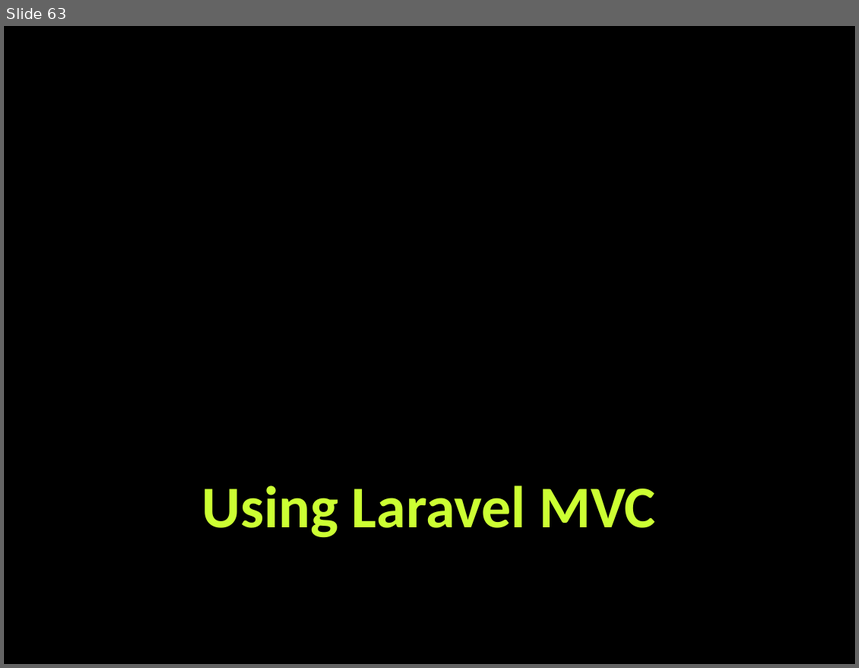
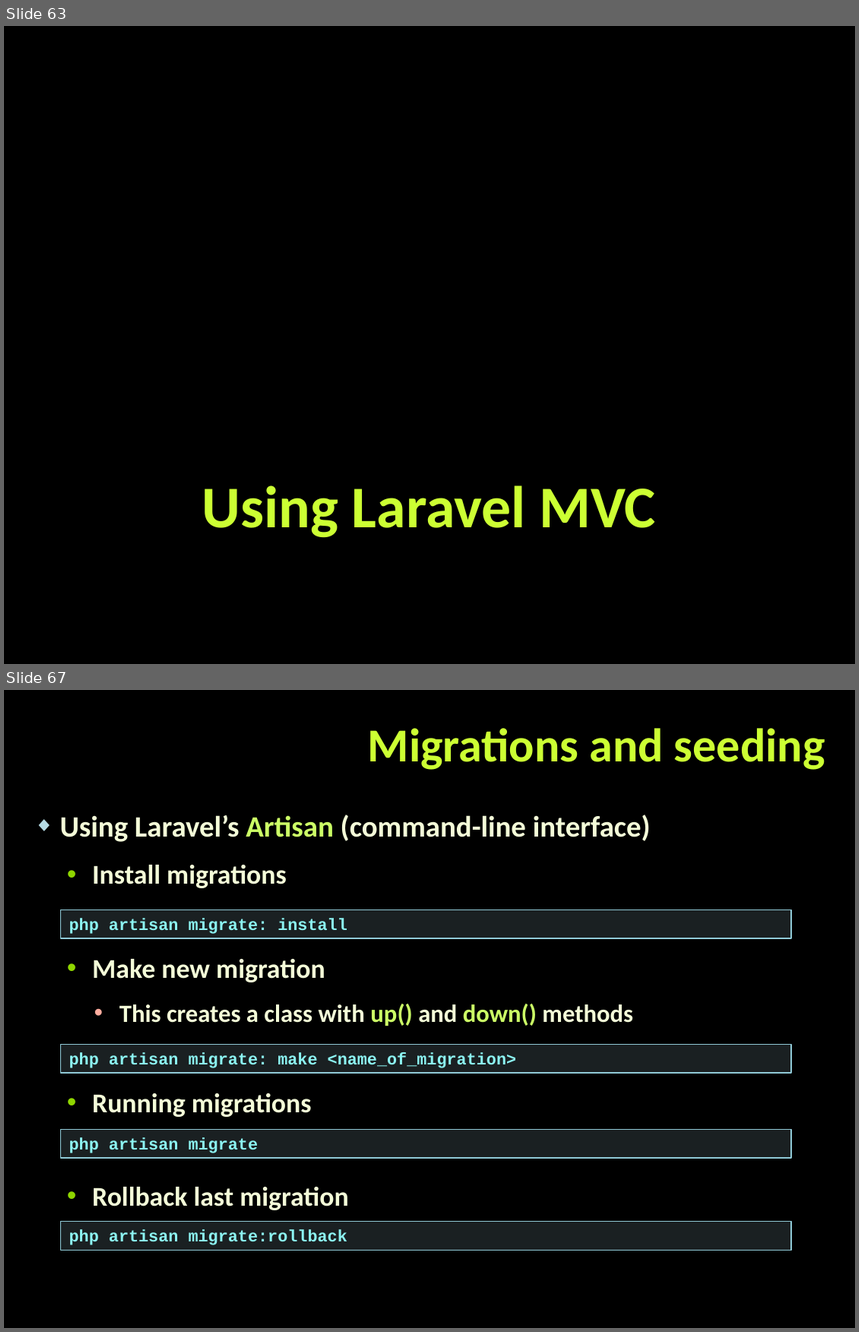
Before and after one commit to tanzhur/PHP_MVC-seminar, a slide deck: PHP_MVC.pptx. Shown one above the other, each under a label of ours: slide 63 before the commit, slides 63 and 67 after it; the slides between them are not shown. The pictures are 859x668 and 859x1332 pixels, drawn with LibreOffice and Linux fonts; fonts in the diff are those of the drawing; background and template pictures are left out. Boxes give left, top, right and bottom in pixels: in the first picture for what was removed or moved away, otherwise in the second. Text is boxed around its words. In the diff, an @@ line names an element or a change of style, - is before the commit and + after.

Commit message:
Laravel bit of presentation done

```diff
--- a/PHP_MVC.pptx
+++ b/PHP_MVC.pptx
@@ slide 67 added at (x1=4, y1=690, x2=855, y2=1328), background picture (left out) @@
@@ title added at (x1=368, y1=728, x2=826, y2=770), 40 pt, text #CCFF33, bold @@
+Migrations and seeding
@@ text added at (x1=60, y1=815, x2=651, y2=1211), 23 pt, text #F4FCD8, bold @@
+◆ Using Laravel’s Artisan (command-line interface)
+  • Install migrations
+  • Make new migration
+    • This creates a class with up() and down() methods
+  • Running migrations
+  • Rollback last migration
@@ rectangle added at (x1=61, y1=910, x2=791, y2=939), fill #B5DBE5 at 15% opacity, outline #90CAD7 1 pt, 14 pt, text #8CF4F2, bold @@
+php artisan migrate: install
@@ rectangle added at (x1=61, y1=1044, x2=791, y2=1073), fill #B5DBE5 at 15% opacity, outline #90CAD7 1 pt, 14 pt, text #8CF4F2, bold @@
+php artisan migrate: make <name_of_migration>
@@ rectangle added at (x1=61, y1=1129, x2=791, y2=1158), fill #B5DBE5 at 15% opacity, outline #90CAD7 1 pt, 14 pt, text #8CF4F2, bold @@
+php artisan migrate
@@ rectangle added at (x1=61, y1=1222, x2=791, y2=1251), fill #B5DBE5 at 15% opacity, outline #90CAD7 1 pt, 14 pt, text #8CF4F2, bold @@
+php artisan migrate:rollback
```
Also in this commit, not shown: 3 slides changed, 16 other slides added.
